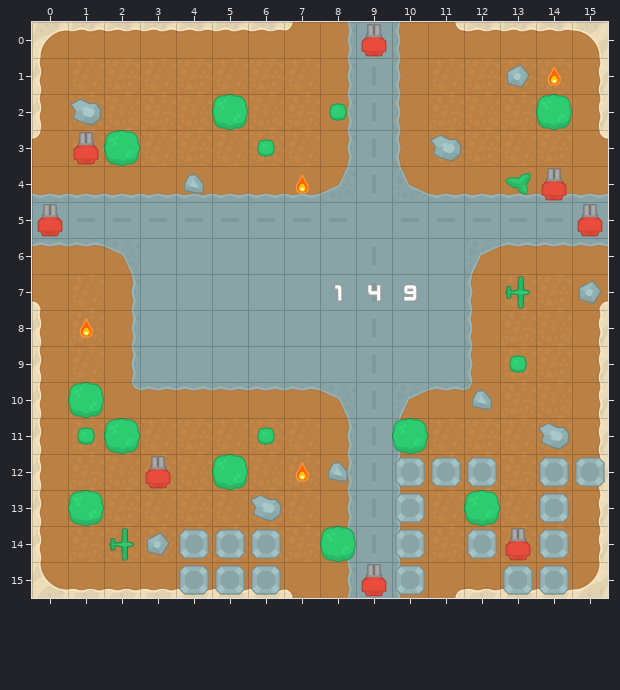
Level history. Tiled map: data/map/area01.tmx. That is the earlier state.
Cells are 128x128 px. Shown: x 0..15, y 0..15.
The result:
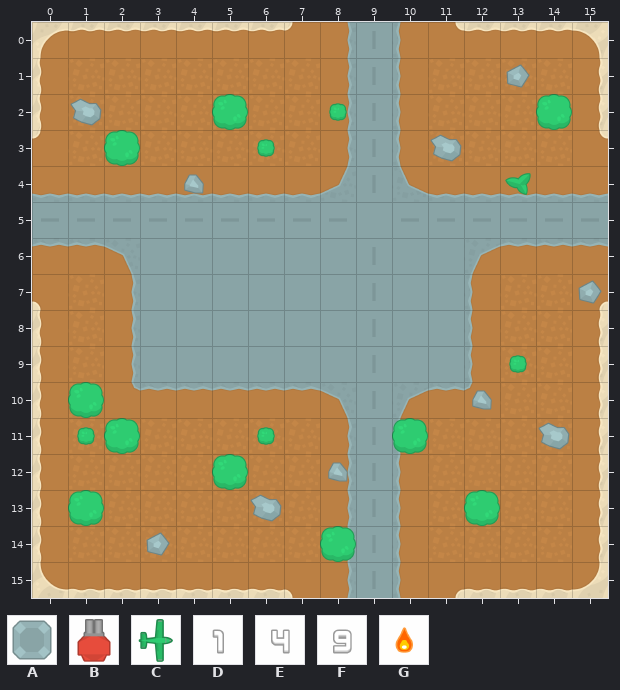
Key: from "towerDefense_tilesheet@2": A 181, B 250, C 270, D 277, E 280, F 285, G 296.
_ is an empty cell.
Change:
Layer "martino" (now hidden):
y 0: x 9 B -> _
y 1: x 14 G -> _
y 3: x 1 B -> _
y 4: x 7 G -> _; x 14 B -> _
y 5: x 0 B -> _; x 15 B -> _
y 7: x 8..10 DEF -> ___; x 13 C -> _
y 8: x 1 G -> _
y 12: x 3 B -> _; x 7 G -> _; x 10..12 AAA -> ___; x 14..15 AA -> __
y 13: x 10 A -> _; x 14 A -> _
y 14: x 2 C -> _; x 4..6 AAA -> ___; x 10 A -> _; x 12..14 ABA -> ___
y 15: x 4..6 AAA -> ___; x 9..10 BA -> __; x 13..14 AA -> __
